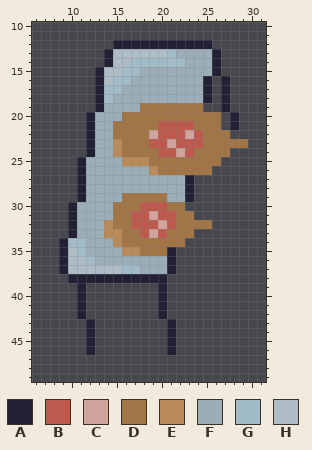
File history of a pixel-art file, art/ase files/raw_meat.ase. The first picture shows the starting point.
37x52 pixels, 1 frame. Shown: x 6..31, y 10..49.
Palette (. is transparent): A #222034  B #bd5a4d  C #d1a39d  D #a27547  E #b98b5b  F #9badb7  G #a2bbc9  H #adbcc5
Pixels before, first column x 9:
12 ......AAAAAAAAAAA....
13 .....AHHHHHHGFFFFA...
14 .....AHHGGGGGGFFFA...
15 ....AHHGGFFFFFFFFA...
16 ....AHGGFFFFFFFFA.A..
17 ....AGGFFFFFFFFFA.A..
18 ....AGFFFFFFFFFFA.A..
19 ....AFFFFDDDDDDD..A..
20 ...AFFFDDDDDDDDDDD.A.
21 ...AFFDDDDDBBBBDDD.A.
22 ...AFFDDDDCBBBCBDDD..
23 ...AFFEDDDBBCBBBDDDDD
24 ...AFFEDDDDBBCBDDDD..
25 ..AFFFFEEEDDDDDDDD...
26 ..AFFFFFFFEDDDDDD....
27 ..AFFFFFFFFFFFA......
28 ..AFFFFFFFFFFFA......
29 ..AFFFFDDDDDFFA......
30 .AFFFFDDDBBBDD.......
31 .AFFFFDDBBCBBDD......
32 .AFFFEDDBBBCBDDDD....
33 .AFFFEEDDBCBDDD......
34 AGGFFFEDDDDDDD.......
35 AHGFFFFEEDDDA........
36 AHHGFFFFFFFFA........
37 AHHHHHHGGFFFA........
38 .AAAAAAAAAAA.........
39 ..A........A.........
40 ..A........A.........
41 ..A........A.........
42 ..A........A.........
43 ...A........A........
44 ...A........A........
45 ...A........A........
46 ...A........A........
Once edited:
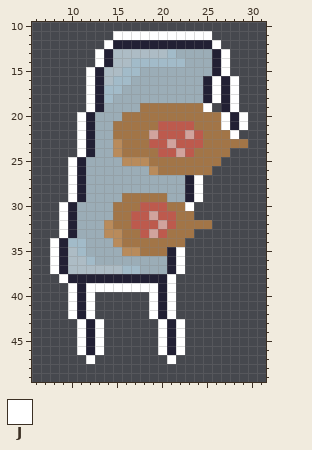
Colours new in this view: J #ffffff
Edits made:
y 11: x 15..25 ........... -> JJJJJJJJJJJ
y 12: x 14 . -> J; x 26 . -> J
y 13..14: x 13 . -> J; x 27 . -> J
y 15: x 12 . -> J; x 27 . -> J
y 16..18: x 12 . -> J; x 26 . -> J; x 28 . -> J
y 19: x 12 . -> J; x 25 . -> J; x 28 . -> J
y 20..21: x 11 . -> J; x 27 . -> J; x 29 . -> J
y 22: x 11 . -> J; x 28 . -> J
y 23..24: x 11 . -> J
y 25..26: x 10 . -> J
y 27..29: x 10 . -> J; x 24 . -> J
y 30: x 9 . -> J; x 23 . -> J
y 31..33: x 9 . -> J
y 34: x 8 . -> J
y 35..37: x 8 . -> J; x 22 . -> J
y 38: x 9 . -> J; x 21 . -> J
y 39: x 10 . -> J; x 12..19 ........ -> JJJJJJJJ; x 21 . -> J
y 40..42: x 10 . -> J; x 12 . -> J; x 19 . -> J; x 21 . -> J
y 43..46: x 11 . -> J; x 13 . -> J; x 20 . -> J; x 22 . -> J
y 47: x 12 . -> J; x 21 . -> J
Pixel boxes of the changes (left, top, right, bottom) in both pictures:
added: (50, 31, 248, 364)
